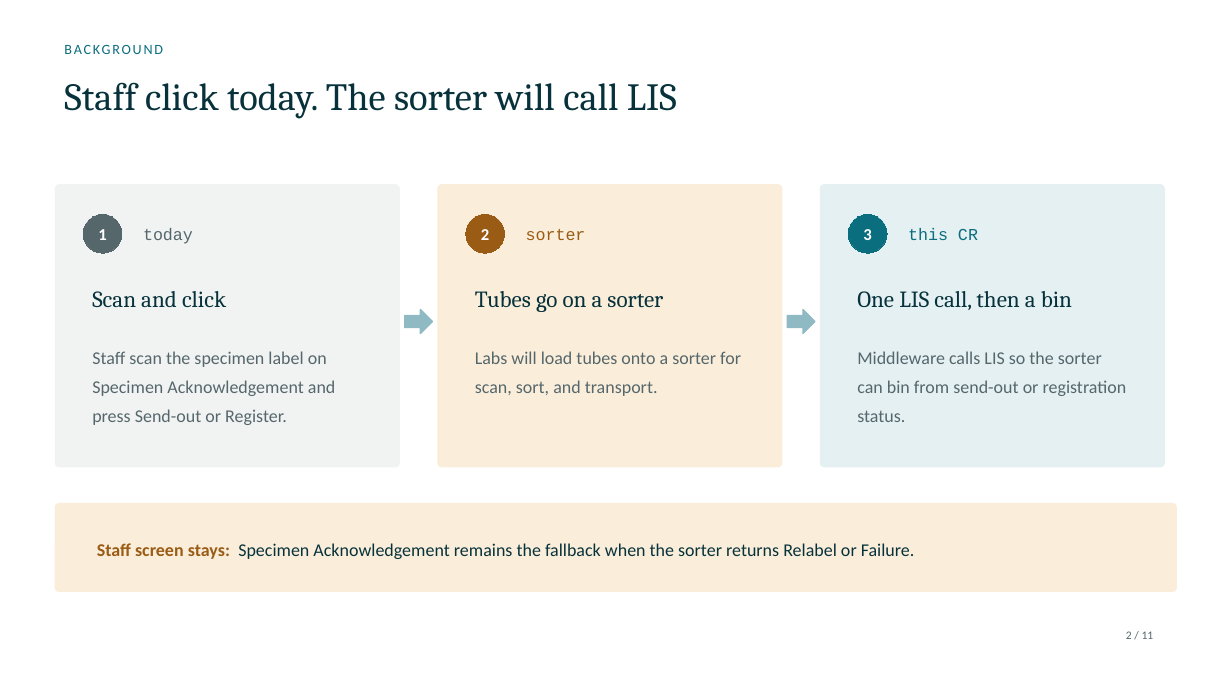
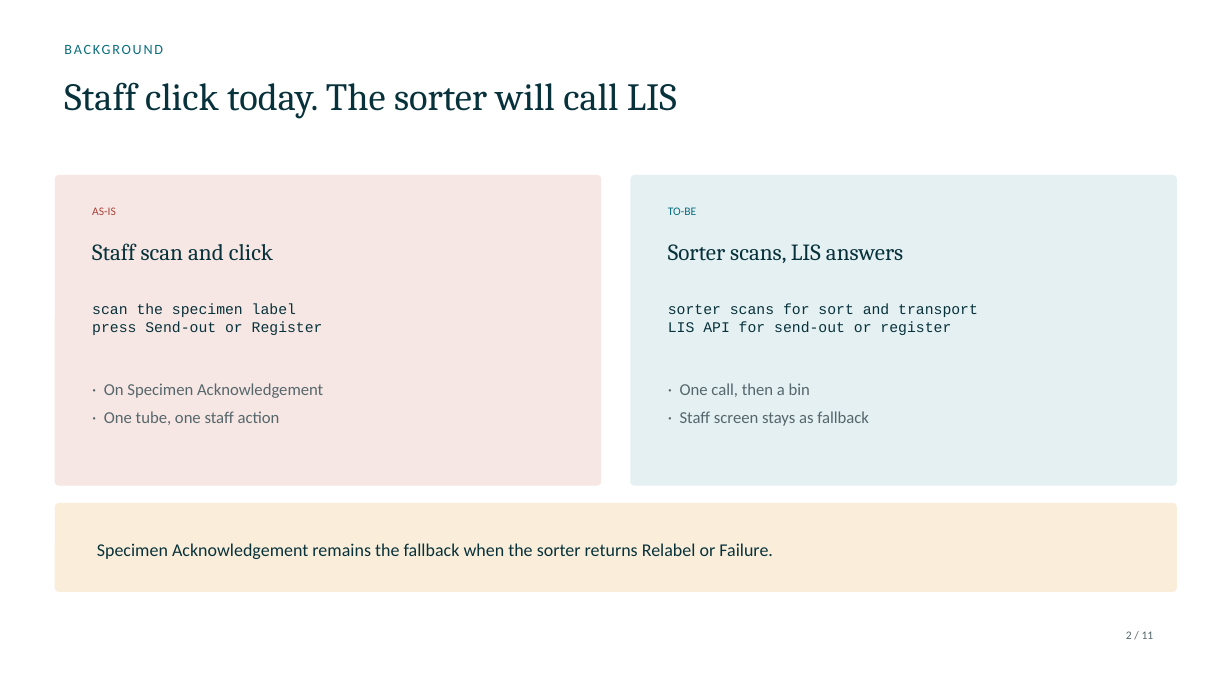
Before and after one commit to DragonChong/HA-Notes, a slide deck: slide 2 of SDLC/Projects/TMP-specimen-sorter-api — Specimen Sorter API/assets/Specimen Sorter API.pptx. Drawn at 1232x693 pixels with LibreOffice and Linux fonts; fonts in the diff are those of the drawing. Boxes give left, top, right and bottom in pixels: in the first picture for what was removed or moved away, otherwise in the second. Text is boxed around its words. In the diff, an @@ line names an element or a change of style, - is before the commit and + after.

```diff
--- a/SDLC/Projects/TMP-specimen-sorter-api — Specimen Sorter API/assets/Specimen Sorter API.pptx
+++ b/SDLC/Projects/TMP-specimen-sorter-api — Specimen Sorter API/assets/Specimen Sorter API.pptx
@@ rounded rectangle: place and size @@
-rounded rectangle at (55, 185, 399, 467)
+rounded rectangle at (55, 176, 601, 485)
@@ rounded rectangle at (55, 176, 601, 485): fill #F1F3F3 to #F7E7E4; outline #F1F3F3 1 pt to #F7E7E4 1 pt; proportions changed @@
@@ rounded rectangle: place and size @@
-rounded rectangle at (821, 185, 1165, 467)
+rounded rectangle at (631, 176, 1177, 485)
@@ rounded rectangle at (631, 176, 1177, 485): proportions changed @@
@@ text added at (92, 207, 116, 215), 9 pt, text #A8443A @@
+AS-IS
@@ rounded rectangle removed at (438, 185, 782, 467) @@
@@ text added at (668, 207, 696, 215), 9 pt, text #0B6E7F @@
+TO-BE
@@ ellipse removed at (83, 214, 122, 253) @@
-1
@@ text removed at (143, 228, 193, 244) @@
-today
@@ ellipse removed at (466, 214, 505, 253) @@
-2
@@ text removed at (526, 229, 586, 240) @@
-sorter
@@ ellipse removed at (848, 214, 887, 253) @@
-3
@@ text removed at (908, 228, 978, 240) @@
-this CR
@@ text at (92, 243, 273, 261): text changed @@
-Scan and click
+Staff scan and click
@@ text added at (668, 244, 903, 263), 18 pt, text #08323B @@
+Sorter scans, LIS answers
@@ text "scan the specimen label" at (92, 304, 323, 335): vertical alignment top to middle @@
@@ text removed at (475, 291, 663, 312) @@
-Tubes go on a sorter
@@ text at (92, 304, 323, 335): text changed; size 14 to 11.5 pt; font Calibri to Courier New; text colour #56676C to #08323B @@
-Staff scan the specimen label on Specimen Acknowledgement and press Send-out or Register.
+scan the specimen label
+press Send-out or Register
@@ right arrow removed at (405, 310, 433, 334) @@
@@ text added at (668, 304, 978, 335), 11.5 pt, text #08323B @@
+sorter scans for sort and transport
+LIS API for send-out or register
@@ right arrow removed at (787, 310, 815, 334) @@
@@ text removed at (475, 351, 741, 396) @@
-Labs will load tubes onto a sorter for scan, sort, and transport.
@@ text removed at (857, 351, 1127, 422) @@
-Middleware calls LIS so the sorter can bin from send-out or registration status.
@@ text added at (104, 383, 323, 425), 13 pt, text #56676C @@
+· On Specimen Acknowledgement
+· One tube, one staff action
@@ text at (680, 383, 869, 426): text changed; size 18 to 13 pt; font Cambria to Calibri; text colour #08323B to #56676C @@
-One LIS call, then a bin
+· One call, then a bin
+· Staff screen stays as fallback
@@ text at (97, 543, 773, 559): text changed @@
-Staff screen stays: Specimen Acknowledgement remains the fallback when the sorter returns Relabel or Failure.
+Specimen Acknowledgement remains the fallback when the sorter returns Relabel or Failure.
```
Also in this commit, not shown: 2 other slides changed, 3 other files.
